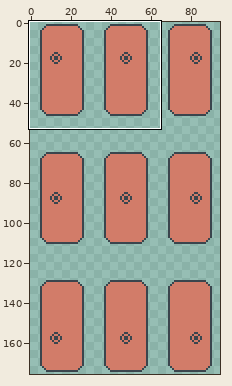
Two states of a pixel-art file, assets/actor/player/aseprite/player.aseprite. The first picture is a wide view before the edit; the outline marks the close-up.
Close-up. Earlier state:
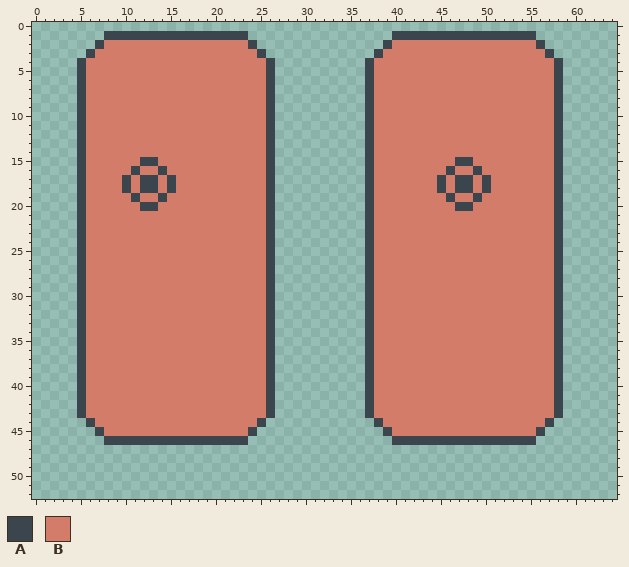
96x176 pixels, 1 frame. Shown: x 0..64, y 0..52. The wide view leaves out empty margins. The commit also changed other parts of the picture, which this record leaves out.
Palette (. is transparent): A #3a454d  B #d27c69
Pixels before, first column x 5:
 1 ...AAAAAAAAAAAAAAAA................AAAAAAAAAAAAAAAA...
 2 ..ABBBBBBBBBBBBBBBBA..............ABBBBBBBBBBBBBBBBA..
 3 .ABBBBBBBBBBBBBBBBBBA............ABBBBBBBBBBBBBBBBBBA.
 4 ABBBBBBBBBBBBBBBBBBBBA..........ABBBBBBBBBBBBBBBBBBBBA
 5 ABBBBBBBBBBBBBBBBBBBBA..........ABBBBBBBBBBBBBBBBBBBBA
 6 ABBBBBBBBBBBBBBBBBBBBA..........ABBBBBBBBBBBBBBBBBBBBA
 7 ABBBBBBBBBBBBBBBBBBBBA..........ABBBBBBBBBBBBBBBBBBBBA
 8 ABBBBBBBBBBBBBBBBBBBBA..........ABBBBBBBBBBBBBBBBBBBBA
 9 ABBBBBBBBBBBBBBBBBBBBA..........ABBBBBBBBBBBBBBBBBBBBA
10 ABBBBBBBBBBBBBBBBBBBBA..........ABBBBBBBBBBBBBBBBBBBBA
11 ABBBBBBBBBBBBBBBBBBBBA..........ABBBBBBBBBBBBBBBBBBBBA
12 ABBBBBBBBBBBBBBBBBBBBA..........ABBBBBBBBBBBBBBBBBBBBA
13 ABBBBBBBBBBBBBBBBBBBBA..........ABBBBBBBBBBBBBBBBBBBBA
14 ABBBBBBBBBBBBBBBBBBBBA..........ABBBBBBBBBBBBBBBBBBBBA
15 ABBBBBBAABBBBBBBBBBBBA..........ABBBBBBBBBAABBBBBBBBBA
16 ABBBBBABBABBBBBBBBBBBA..........ABBBBBBBBABBABBBBBBBBA
17 ABBBBABAABABBBBBBBBBBA..........ABBBBBBBABAABABBBBBBBA
18 ABBBBABAABABBBBBBBBBBA..........ABBBBBBBABAABABBBBBBBA
19 ABBBBBABBABBBBBBBBBBBA..........ABBBBBBBBABBABBBBBBBBA
20 ABBBBBBAABBBBBBBBBBBBA..........ABBBBBBBBBAABBBBBBBBBA
21 ABBBBBBBBBBBBBBBBBBBBA..........ABBBBBBBBBBBBBBBBBBBBA
22 ABBBBBBBBBBBBBBBBBBBBA..........ABBBBBBBBBBBBBBBBBBBBA
23 ABBBBBBBBBBBBBBBBBBBBA..........ABBBBBBBBBBBBBBBBBBBBA
24 ABBBBBBBBBBBBBBBBBBBBA..........ABBBBBBBBBBBBBBBBBBBBA
25 ABBBBBBBBBBBBBBBBBBBBA..........ABBBBBBBBBBBBBBBBBBBBA
26 ABBBBBBBBBBBBBBBBBBBBA..........ABBBBBBBBBBBBBBBBBBBBA
27 ABBBBBBBBBBBBBBBBBBBBA..........ABBBBBBBBBBBBBBBBBBBBA
28 ABBBBBBBBBBBBBBBBBBBBA..........ABBBBBBBBBBBBBBBBBBBBA
29 ABBBBBBBBBBBBBBBBBBBBA..........ABBBBBBBBBBBBBBBBBBBBA
30 ABBBBBBBBBBBBBBBBBBBBA..........ABBBBBBBBBBBBBBBBBBBBA
31 ABBBBBBBBBBBBBBBBBBBBA..........ABBBBBBBBBBBBBBBBBBBBA
32 ABBBBBBBBBBBBBBBBBBBBA..........ABBBBBBBBBBBBBBBBBBBBA
33 ABBBBBBBBBBBBBBBBBBBBA..........ABBBBBBBBBBBBBBBBBBBBA
34 ABBBBBBBBBBBBBBBBBBBBA..........ABBBBBBBBBBBBBBBBBBBBA
35 ABBBBBBBBBBBBBBBBBBBBA..........ABBBBBBBBBBBBBBBBBBBBA
36 ABBBBBBBBBBBBBBBBBBBBA..........ABBBBBBBBBBBBBBBBBBBBA
37 ABBBBBBBBBBBBBBBBBBBBA..........ABBBBBBBBBBBBBBBBBBBBA
38 ABBBBBBBBBBBBBBBBBBBBA..........ABBBBBBBBBBBBBBBBBBBBA
39 ABBBBBBBBBBBBBBBBBBBBA..........ABBBBBBBBBBBBBBBBBBBBA
40 ABBBBBBBBBBBBBBBBBBBBA..........ABBBBBBBBBBBBBBBBBBBBA
41 ABBBBBBBBBBBBBBBBBBBBA..........ABBBBBBBBBBBBBBBBBBBBA
42 ABBBBBBBBBBBBBBBBBBBBA..........ABBBBBBBBBBBBBBBBBBBBA
43 ABBBBBBBBBBBBBBBBBBBBA..........ABBBBBBBBBBBBBBBBBBBBA
44 .ABBBBBBBBBBBBBBBBBBA............ABBBBBBBBBBBBBBBBBBA.
45 ..ABBBBBBBBBBBBBBBBA..............ABBBBBBBBBBBBBBBBA..
46 ...AAAAAAAAAAAAAAAA................AAAAAAAAAAAAAAAA...
Now the later version:
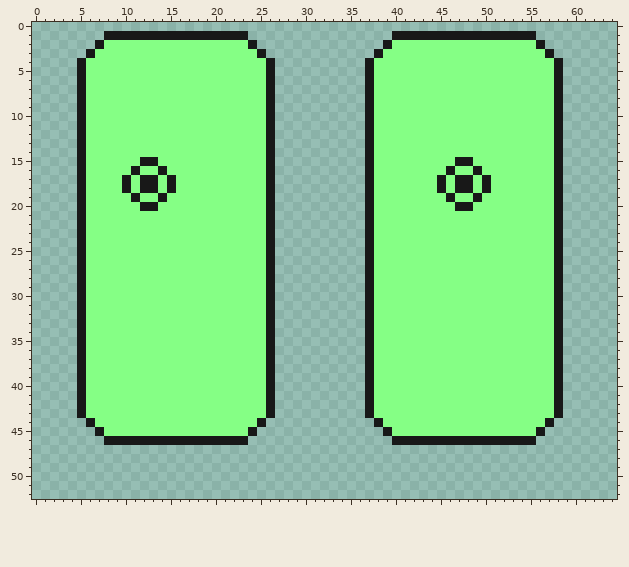
Changes in this commit:
colour A: #3a454d -> #181818
colour B: #d27c69 -> #85ff85
